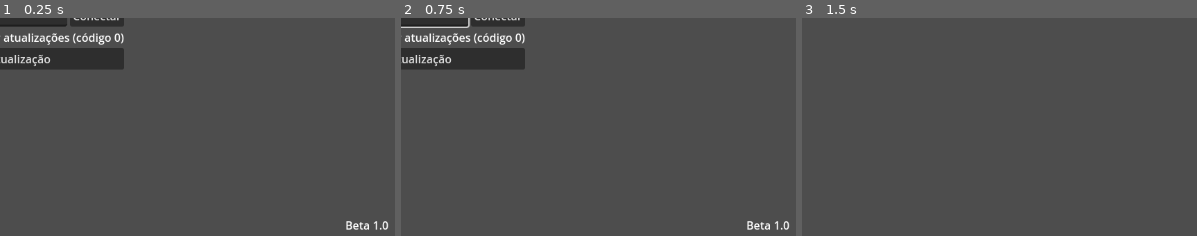
Above: before the commit, frames 1-3 (left to right).
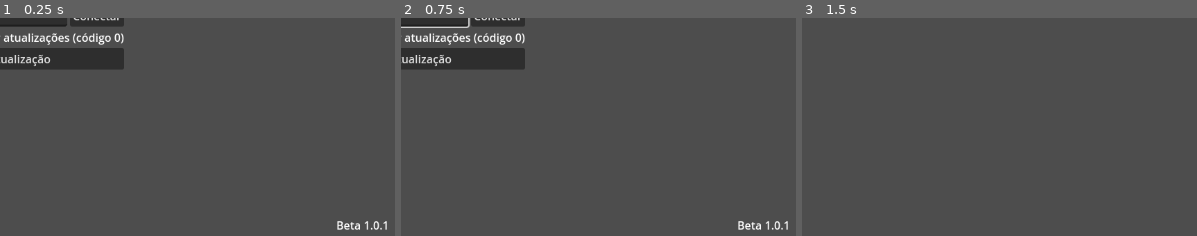
Above: after the commit, the same moments.

Repository: ArthurHub01/Arena-3d
Game: Godot game, scene res://scenes/menu/MainMenu.tscn
Two runs of this game, one before a commit and one after it. Both use one fixed random seed, a clock stepped at 60 frames per second and the inputs below.
Inputs (mouse positions are % of the whole screen's width and height, from its top left):
- Up to frame 1 (0.25 s): no input
- Up to frame 2 (0.75 s): click (46, 50) at 0.52 s; type "12" at 0.6 s
- Up to frame 3 (1.5 s): click "Hospedar" at 1.25 s
The pictures show only the part of the screen within x 50-100%, y 50-100%; the shares and areas given below are measured in that part.

The runs differ from the first frame. In frame 1, 0.3% of the frame differs, in the area x 85-99%, y 93-98%; in frame 2, 0.3%; in frame 3, nothing differs.

Commit message:
Bump version to v1.0.1

Diff:
--- a/scripts/game_version.gd
+++ b/scripts/game_version.gd
@@ -1,5 +1,5 @@
 class_name GameVersion
 extends RefCounted
 
-const VERSION := "v1.0.0"
-const DISPLAY_NAME := "Beta 1.0"
+const VERSION := "v1.0.1"
+const DISPLAY_NAME := "Beta 1.0.1"
